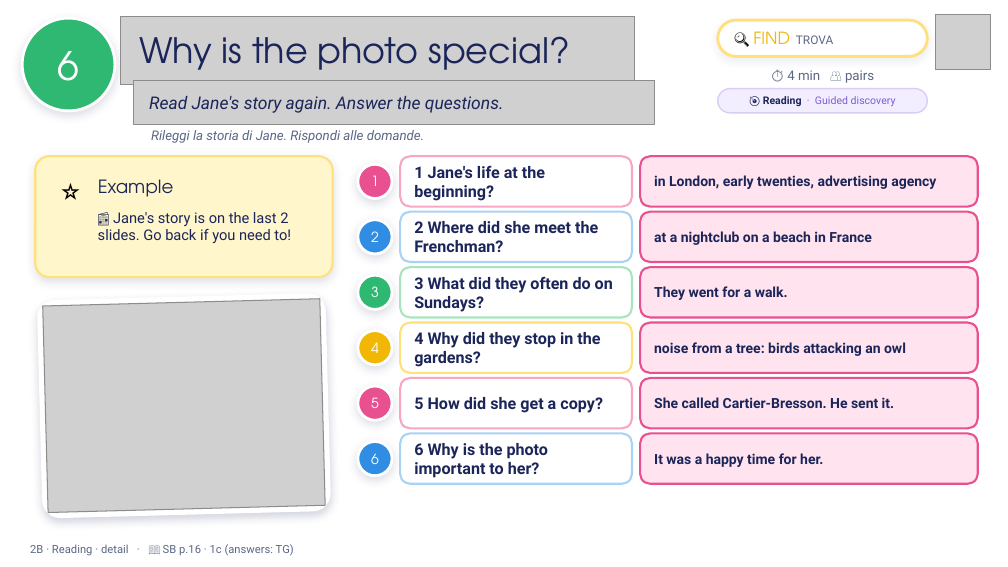
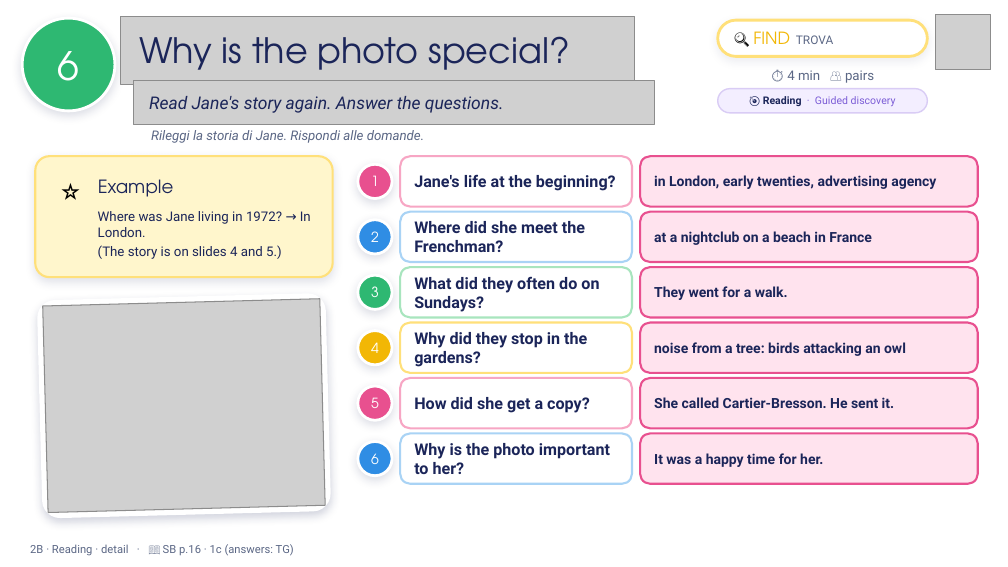
Before and after one commit to londonlanguageschool/Bagheria-, a slide deck: slide 6 of materials/A2/A2_2B_Thats_me_in_the_picture_v3.pptx. Drawn at 1008x567 pixels with LibreOffice and Linux fonts; fonts in the diff are those of the drawing; grey boxes stand for pictures; background and template pictures are left out. Boxes give left, top, right and bottom in pixels: in the first picture for what was removed or moved away, otherwise in the second. Text is boxed around its words. In the diff, an @@ line names an element or a change of style, - is before the commit and + after.

```diff
--- a/materials/A2/A2_2B_Thats_me_in_the_picture_v3.pptx
+++ b/materials/A2/A2_2B_Thats_me_in_the_picture_v3.pptx
@@ text in rounded rectangle at [414, 174, 616, 191]: text changed @@
-1 Jane's life at the beginning?
+Jane's life at the beginning?
@@ text at [98, 211, 311, 259]: text changed; size 10.5 to 9.5 pt @@
-📰 Jane's story is on the last 2 slides. Go back if you need to!
+Where was Jane living in 1972? → In London.
+(The story is on slides 4 and 5.)
@@ text in rounded rectangle at [414, 221, 585, 252]: text changed @@
-2 Where did she meet the Frenchman?
+Where did she meet the Frenchman?
@@ text in rounded rectangle at [414, 276, 599, 312]: text changed @@
-3 What did they often do on Sundays?
+What did they often do on Sundays?
@@ text in rounded rectangle at [414, 332, 587, 367]: text changed @@
-4 Why did they stop in the gardens?
+Why did they stop in the gardens?
@@ text in rounded rectangle at [414, 397, 590, 413]: text changed @@
-5 How did she get a copy?
+How did she get a copy?
@@ text in rounded rectangle at [414, 443, 610, 474]: text changed @@
-6 Why is the photo important to her?
+Why is the photo important to her?
```
Also in this commit, not shown: 2 other slides changed, 34 other files.
